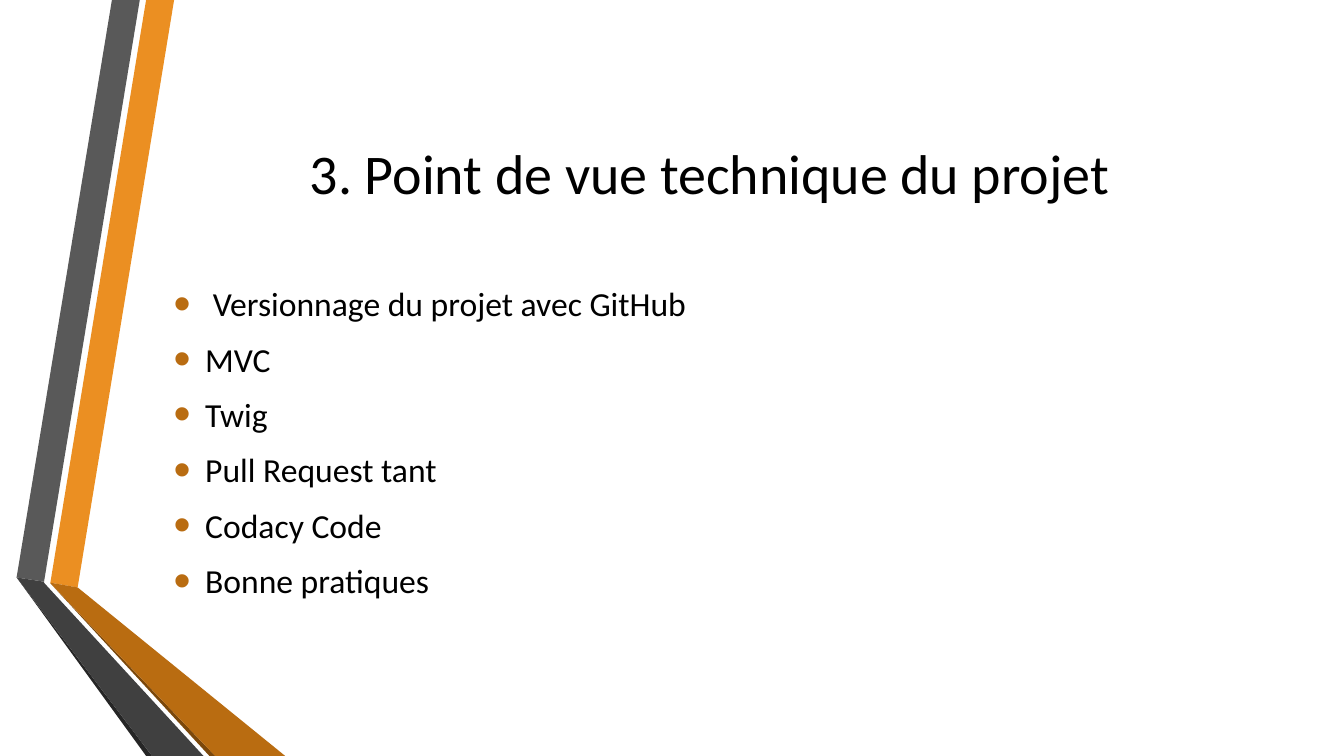
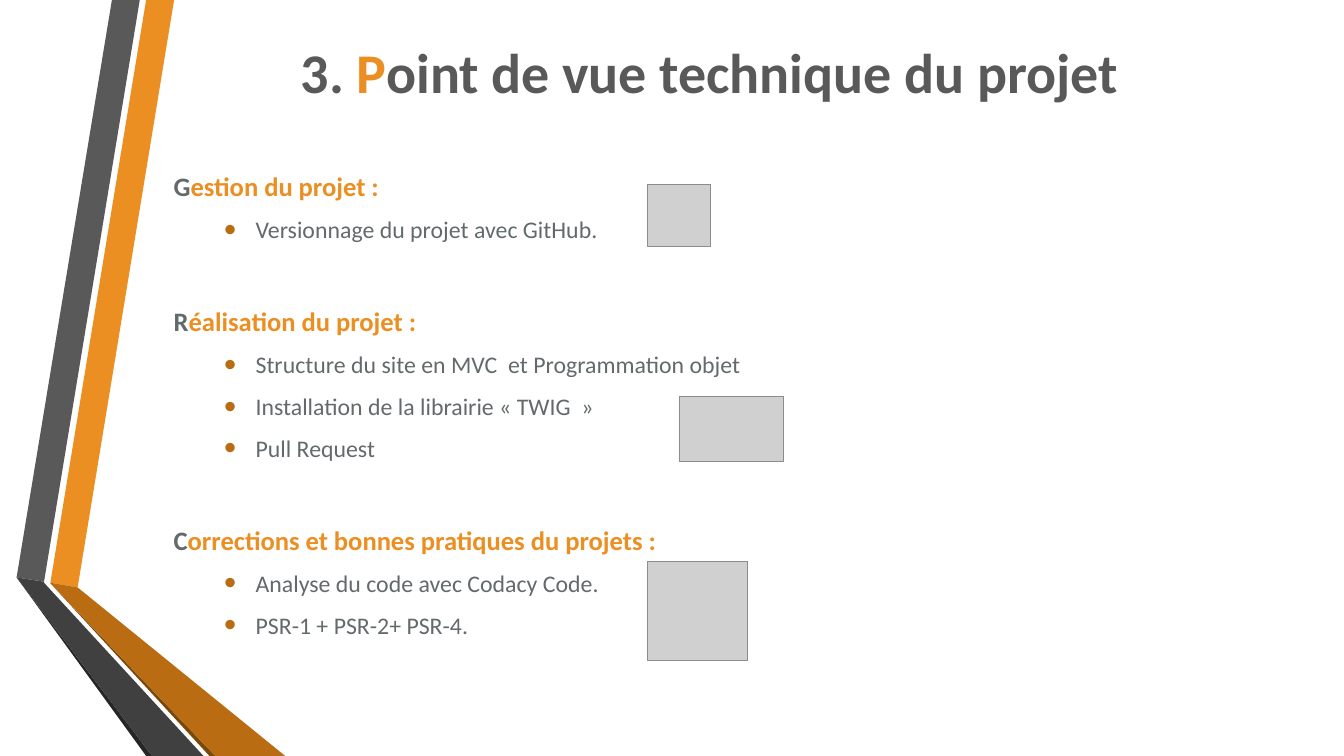
Before and after one commit to JessyBros/P5_Symfony_Php_Blog, a slide deck: slide 4 of Présentation_du_projet.pptx. Drawn at 1344x756 pixels with LibreOffice and Linux fonts; fonts in the diff are those of the drawing; grey boxes stand for pictures; background and template pictures are left out. Boxes give left, top, right and bottom in pixels: in the first picture for what was removed or moved away, otherwise in the second. Text is boxed around its words. In the diff, an @@ line names an element or a change of style, - is before the commit and + after.

```diff
--- a/Présentation_du_projet.pptx
+++ b/Présentation_du_projet.pptx
@@ title "3. Point de vue technique ...": place and size @@
-title "3. Point de vue technique ..." at bbox=[310, 155, 1109, 204]
+title "3. Point de vue technique ..." at bbox=[301, 53, 1118, 103]
@@ title "3. Point de vue technique ..." at bbox=[301, 53, 1118, 103]: text colour #000000 to #595959, bold on; text colour #000000 to #EB8F22 in "Point" @@
@@ text at bbox=[174, 177, 741, 634]: text changed; size 24 to 17 pt; text colour #000000 to #636A6C @@
-• Versionnage du projet avec GitHub
-• MVC
-• Twig
-• Pull Request tant
-• Codacy Code
-• Bonne pratiques
+Gestion du projet :
+  • Versionnage du projet avec GitHub.
+Réalisation du projet :
+  • Structure du site en MVC et Programmation objet
+  • Installation de la librairie « TWIG »
+  • Pull Request
+Corrections et bonnes pratiques du projets :
+  • Analyse du code avec Codacy Code.
+  • PSR-1 + PSR-2+ PSR-4.
@@ picture added at bbox=[648, 185, 711, 247] @@
@@ picture added at bbox=[680, 396, 784, 462] @@
@@ picture added at bbox=[648, 562, 748, 661] @@
```
Also in this commit, not shown: 3 other slides changed, 13 other files.
